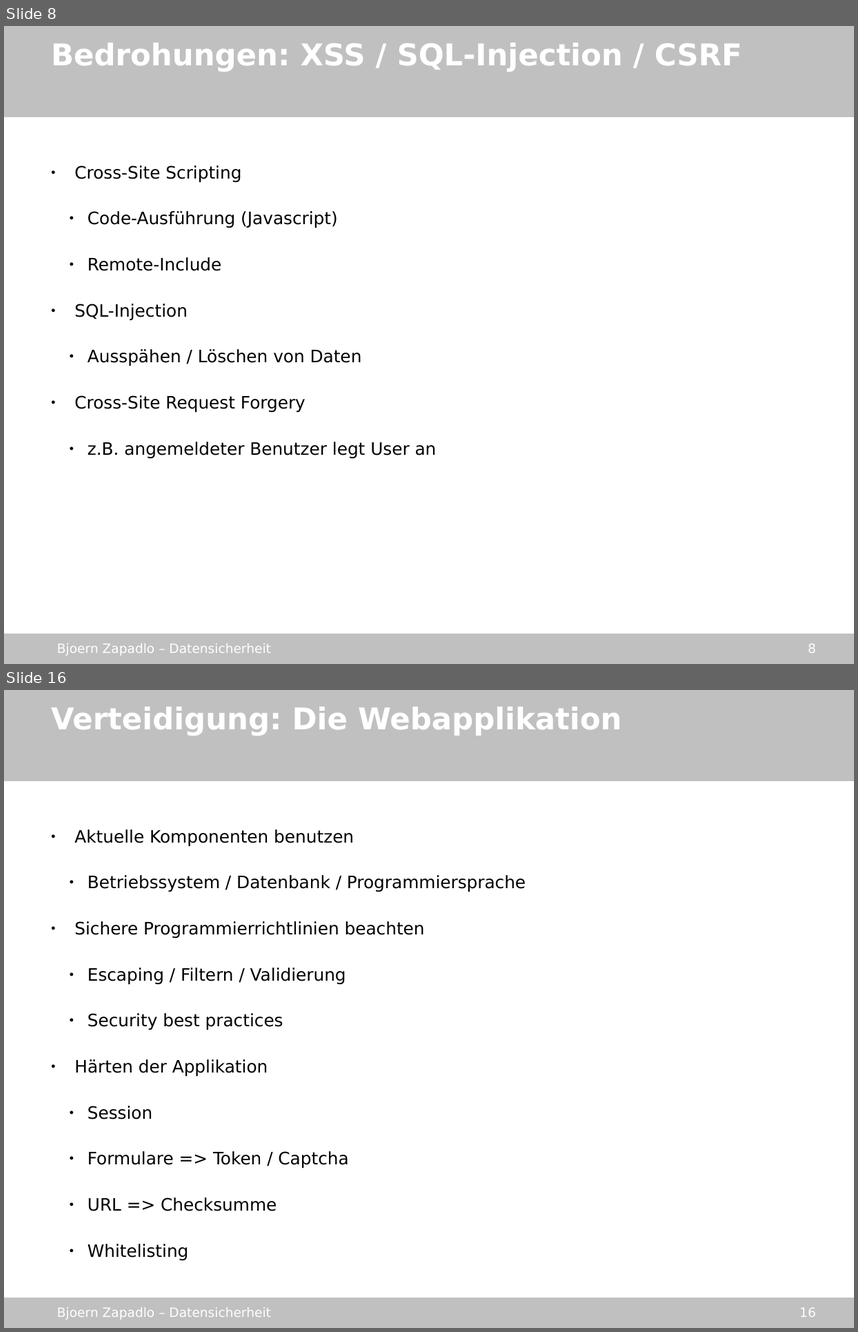
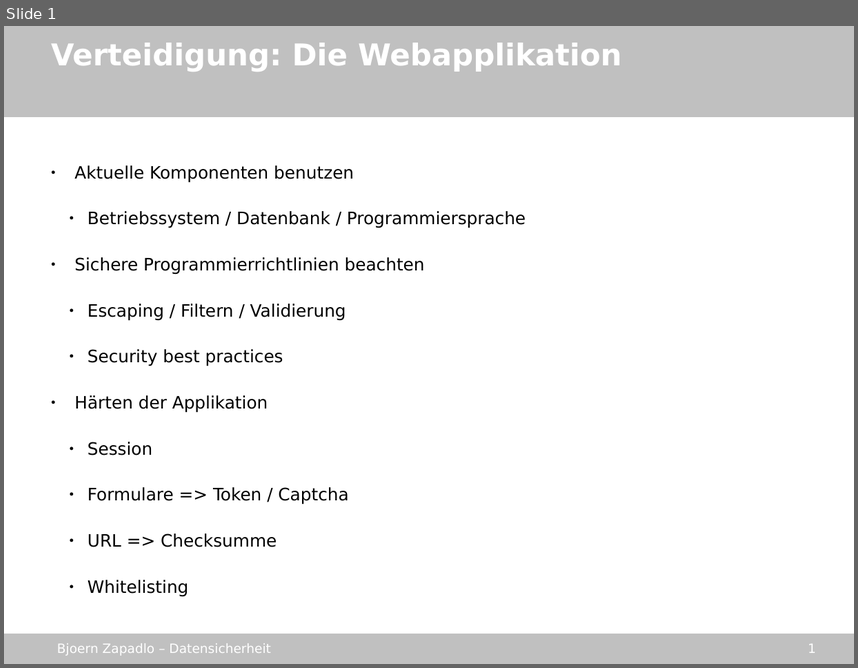
Before and after one commit to gmb2012/sae-datasecurity, a slide deck: stuff/datensicherheit_sae.odp. Shown one above the other, each under a label of ours: slides 8 and 16 before the commit, slide 1 after it; the slides between them are not shown. The pictures are 858x1332 and 858x668 pixels, drawn with LibreOffice and Linux fonts; fonts in the diff are those of the drawing; background and template pictures are left out. Boxes give left, top, right and bottom in pixels: in the first picture for what was removed or moved away, otherwise in the second. Text is boxed around its words. In the diff, an @@ line names an element or a change of style, - is before the commit and + after.

```diff
--- a/stuff/datensicherheit_sae.odp
+++ b/stuff/datensicherheit_sae.odp
@@ slide 8 removed at (x1=4, y1=26, x2=854, y2=664), background picture (left out); not listed: 4 template elements that a slide beside it also shows @@
@@ text removed at (x1=51, y1=43, x2=742, y2=72) @@
-Bedrohungen: XSS / SQL-Injection / CSRF
@@ text removed at (x1=74, y1=165, x2=437, y2=458) @@
-● Cross-Site Scripting
-  ● Code-Ausführung (Javascript)
-  ● Remote-Include
-● SQL-Injection
-  ● Ausspähen / Löschen von Daten
-● Cross-Site Request Forgery
-  ● z.B. angemeldeter Benutzer legt User an
@@ what was slide 16 is now slide 1 @@
@@ page number at (x1=808, y1=644, x2=816, y2=653): text changed @@
-16
+1
```
Also in this commit, not shown: 18 other slides removed, 4 other files.
